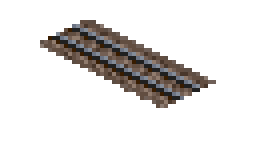
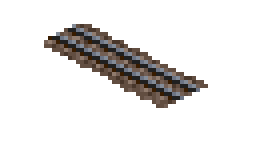
Before/after of a (280, 160) layered artwork. What changed in the layer stack:
removed layer "Layer 4" over left=40, top=20, right=216, bottom=108
added layer "Layer 3" above "Layer 1" over left=40, top=20, right=216, bottom=108
